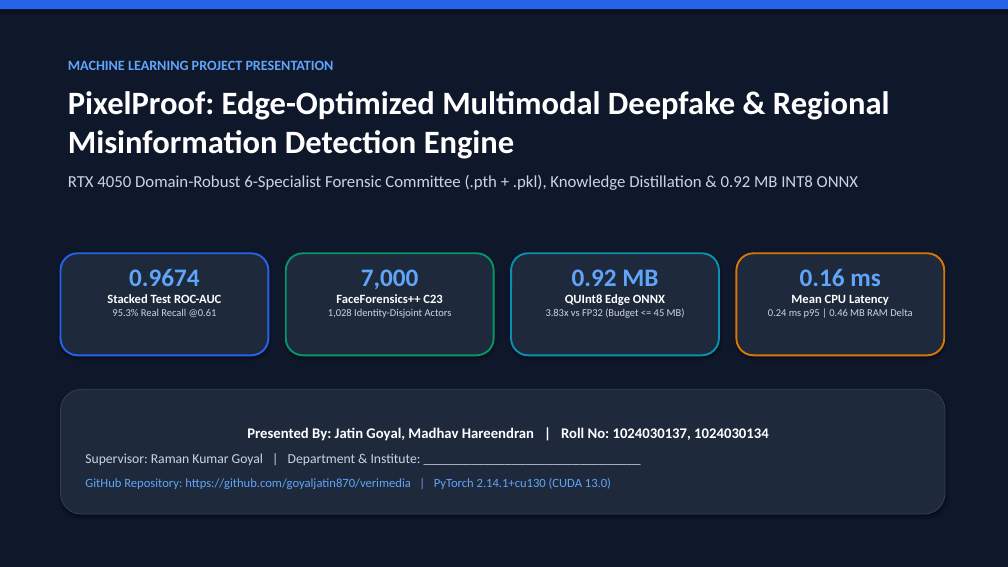
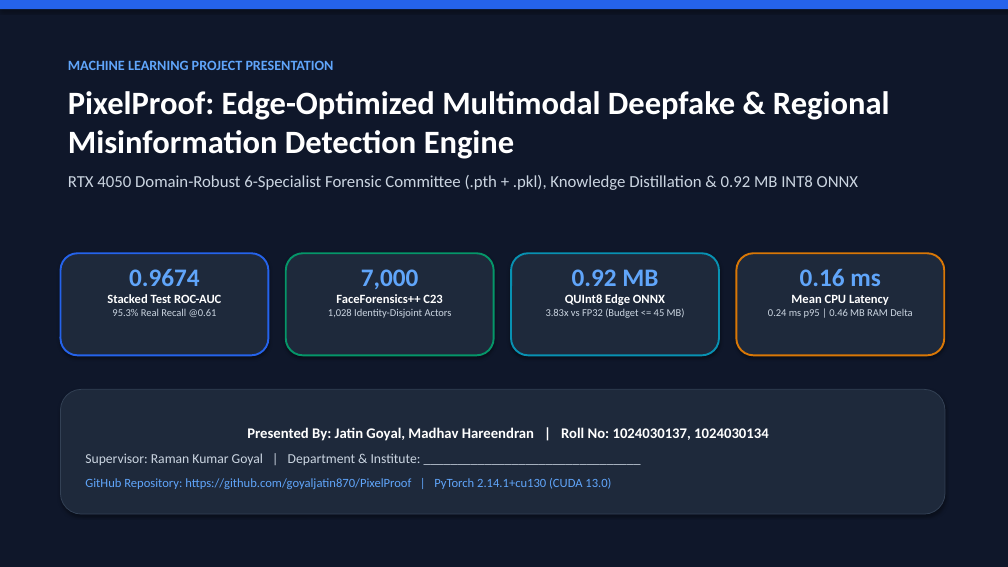
Before and after one commit to goyaljatin870/PixelProof, a slide deck: slide 1 of PixelProof_Presentation.pptx. Drawn at 1008x567 pixels with LibreOffice and Linux fonts; fonts in the diff are those of the drawing. Boxes give left, top, right and bottom in pixels: in the first picture for what was removed or moved away, otherwise in the second. Text is boxed around its words. In the diff, an @@ line names an element or a change of style, - is before the commit and + after.

Commit message:
Update GitHub repository URLs across deliverables to goyaljatin870/PixelProof

```diff
--- a/PixelProof_Presentation.pptx
+++ b/PixelProof_Presentation.pptx
@@ text in rounded rectangle at (85,478,611,489): text changed @@
-GitHub Repository: https://github.com/goyaljatin870/verimedia | PyTorch 2.14.1+cu130 (CUDA 13.0)
+GitHub Repository: https://github.com/goyaljatin870/PixelProof | PyTorch 2.14.1+cu130 (CUDA 13.0)
```
Also in this commit, not shown: 1 other slide changed, 4 other files.
